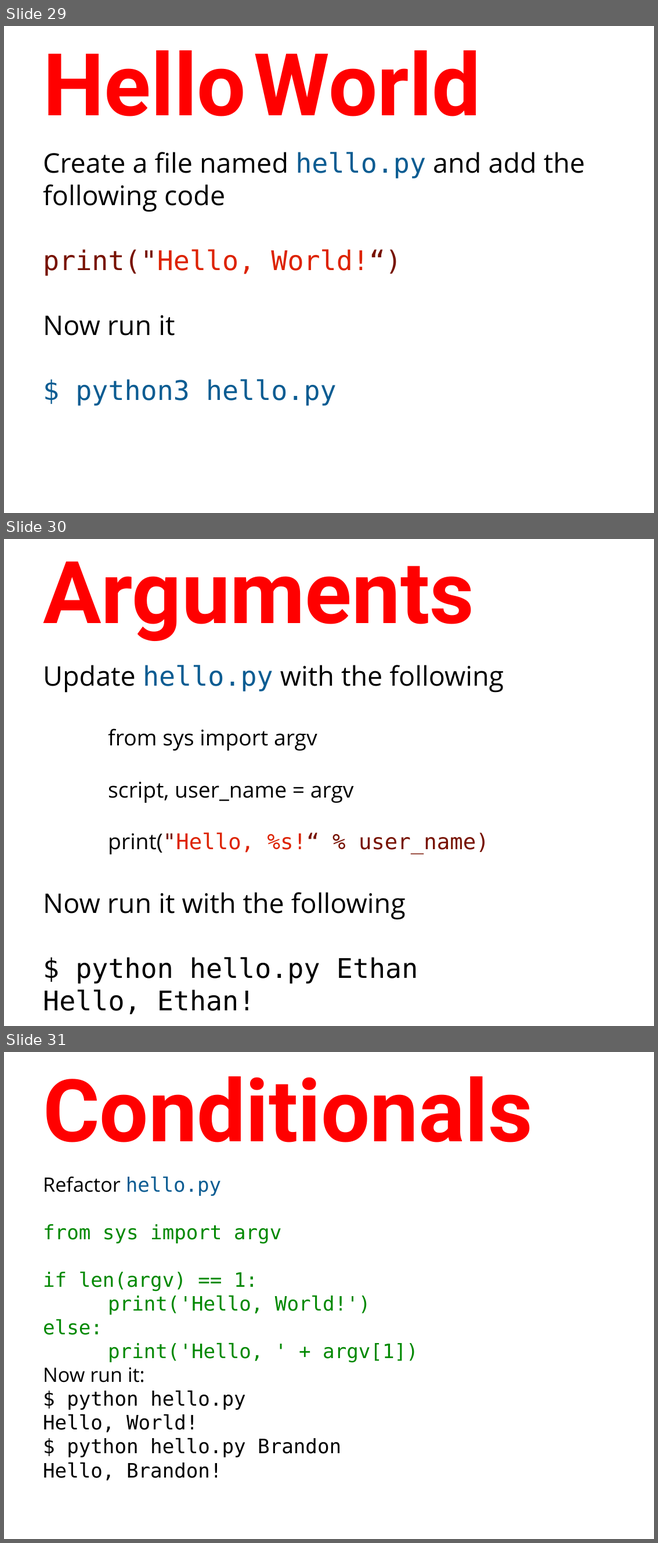
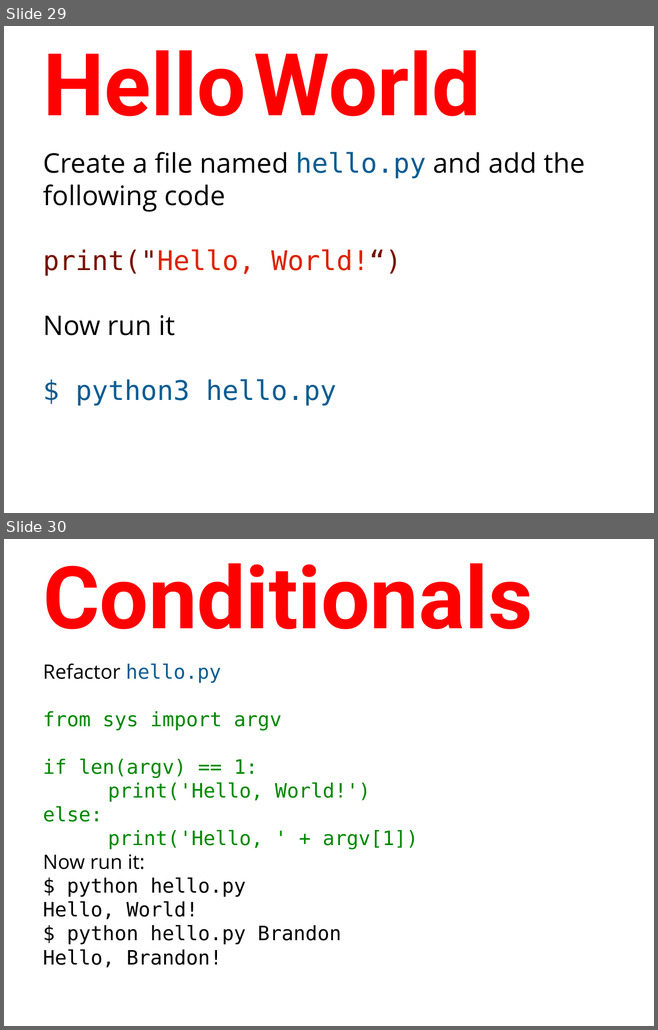
Before and after one commit to humanitiesprogramming/slides, a slide deck: 2018/python/Python Programming Concepts II.pptx. Shown one above the other, each under a label of ours: slides 29, 30 and 31 before the commit, slides 29 and 30 after it. The pictures are 658x1543 and 658x1030 pixels, drawn with LibreOffice and Linux fonts; fonts in the diff are those of the drawing. Boxes give left, top, right and bottom in pixels: in the first picture for what was removed or moved away, otherwise in the second. Text is boxed around its words. In the diff, an @@ line names an element or a change of style, - is before the commit and + after.

Commit message:
Remove sys.argv

```diff
--- a/2018/python/Python Programming Concepts II.pptx
+++ b/2018/python/Python Programming Concepts II.pptx
@@ slide 30 removed at [4, 539, 654, 1026], background #FFFFFF @@
@@ title removed at [43, 561, 474, 641] @@
-Arguments
@@ text removed at [43, 665, 503, 1015] @@
-Update hello.py with the following
-from sys import argv
-script, user_name = argv
-print("Hello, %s!“ % user_name)
-Now run it with the following
-$ python hello.py Ethan
-Hello, Ethan!
@@ what was slide 31 is now slide 30 @@
```
